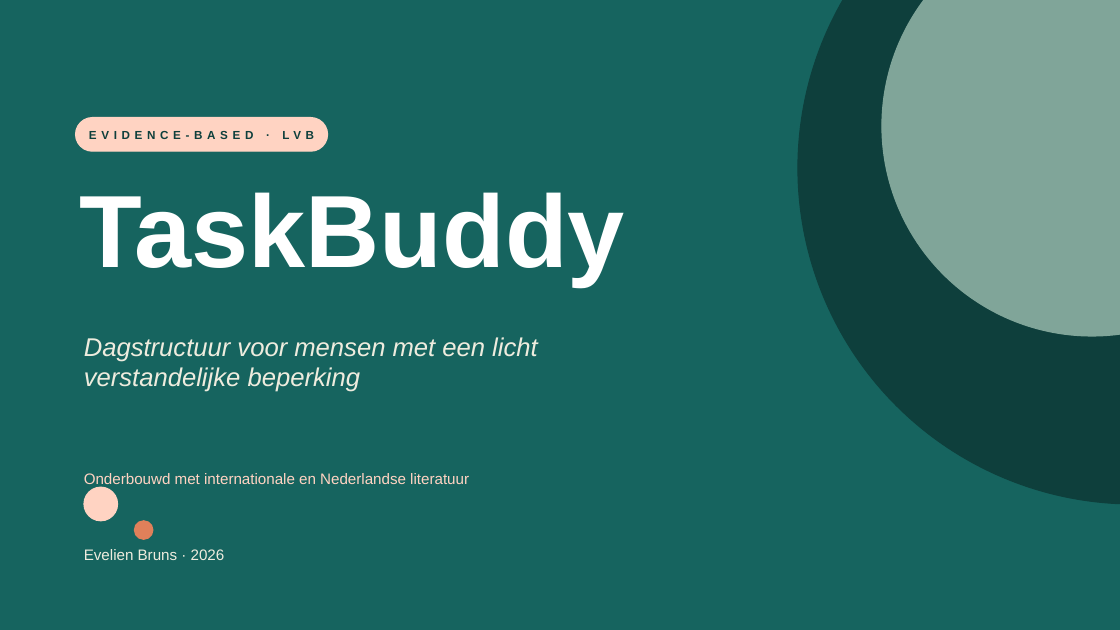
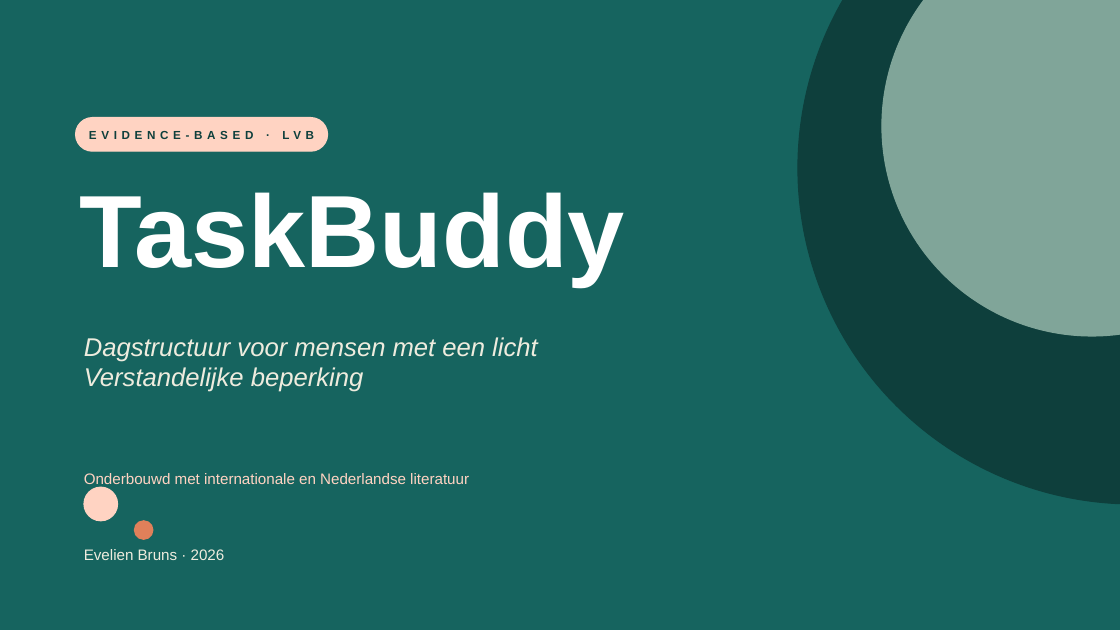
Before and after one commit to evelienbruns1999-debug/LVB-app, a slide deck: slide 1 of TaskBuddy-presentatie.pptx. Drawn at 1120x630 pixels with LibreOffice and Linux fonts; fonts in the diff are those of the drawing. Boxes give left, top, right and bottom in pixels: in the first picture for what was removed or moved away, otherwise in the second. Text is boxed around its words. In the diff, an @@ line names an element or a change of style, - is before the commit and + after.

```diff
--- a/TaskBuddy-presentatie.pptx
+++ b/TaskBuddy-presentatie.pptx
@@ text at bbox=[84, 367, 364, 392]: text changed @@
-verstandelijke beperking
+Verstandelijke beperking
```
Also in this commit, not shown: 8 other slides changed.
